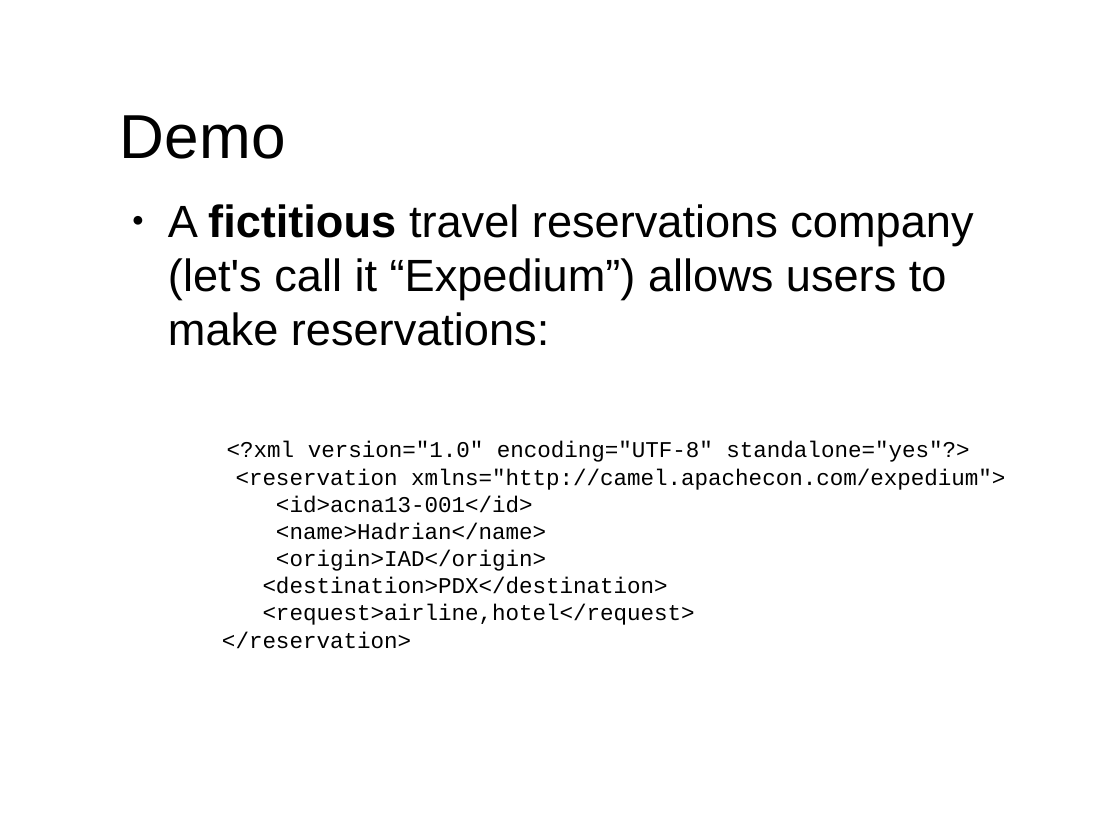
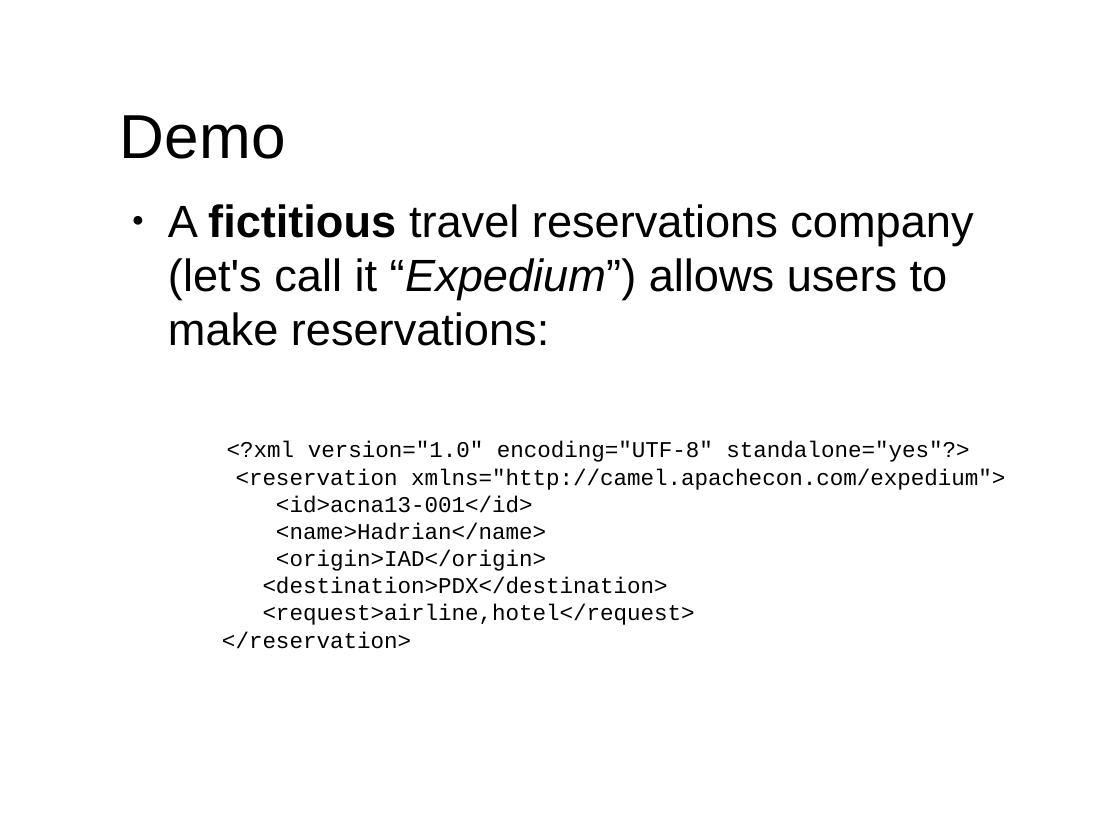
Before and after one commit to hzbarcea/apachecon, a slide deck: slide 30 of acna2013/camel-acna-2013.odp. Drawn at 1120x840 pixels with LibreOffice and Linux fonts; fonts in the diff are those of the drawing; background and template pictures are left out. Boxes give left, top, right and bottom in pixels: in the first picture for what was removed or moved away, otherwise in the second. Text is boxed around its words. In the diff, an @@ line names an element or a change of style, - is before the commit and + after.

```diff
--- a/acna2013/camel-acna-2013.odp
+++ b/acna2013/camel-acna-2013.odp
@@ text at <box>168,204,973,346</box>: italic on in "“Expedium”)" @@
```
Also in this commit, not shown: 1 slide added, 1 slide removed.
